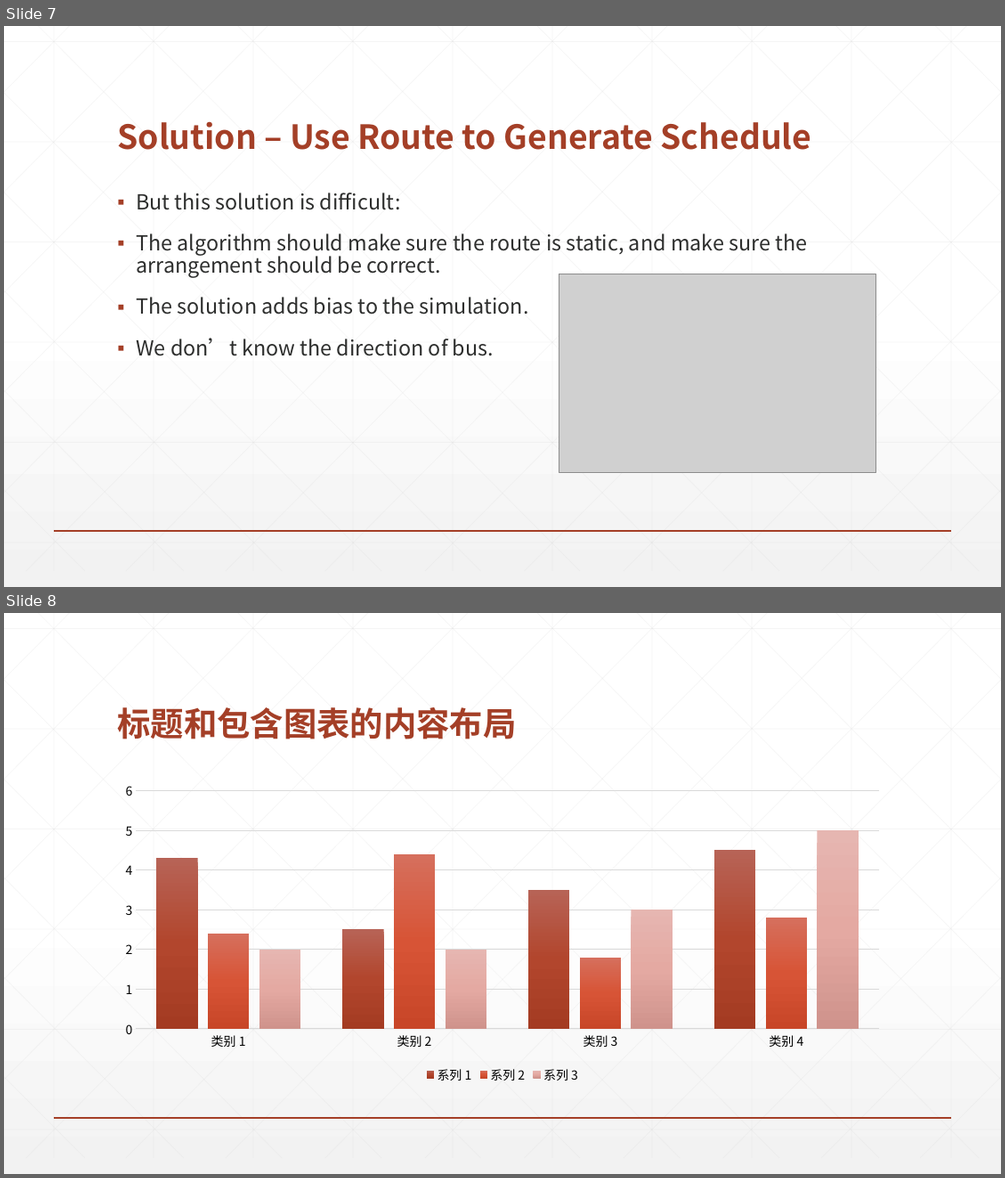
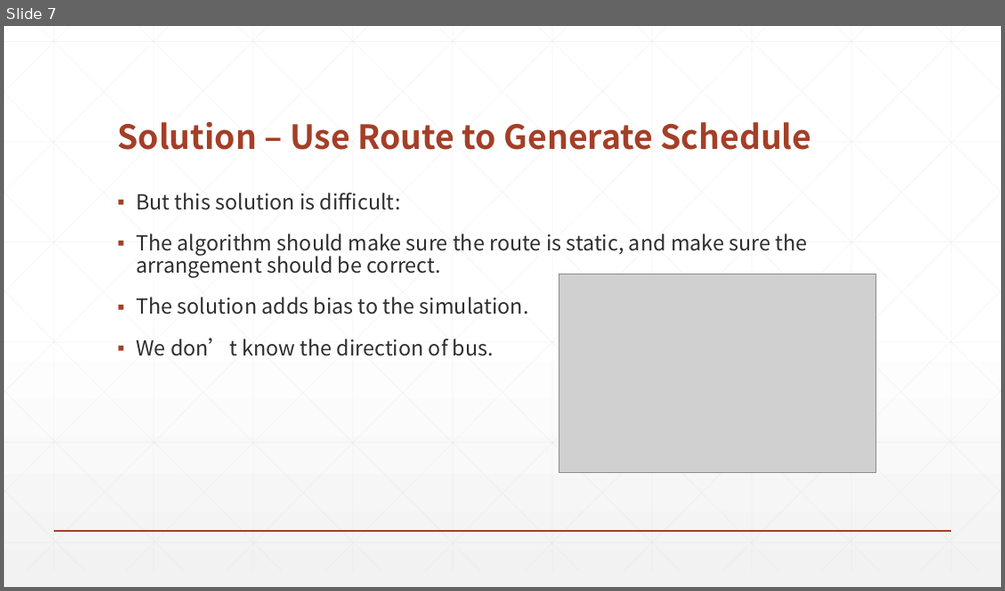
Before and after one commit to Lyther/Cargo-impl, a slide deck: Document/Innovation-project/pre-final.pptx. Shown one above the other, each under a label of ours: slides 7 and 8 before the commit, slide 7 after it. The pictures are 1005x1178 and 1005x591 pixels, drawn with LibreOffice and Linux fonts; fonts in the diff are those of the drawing; grey boxes stand for pictures. Boxes give left, top, right and bottom in pixels: in the first picture for what was removed or moved away, otherwise in the second. Text is boxed around its words. In the diff, an @@ line names an element or a change of style, - is before the commit and + after.

```diff
--- a/Document/Innovation-project/pre-final.pptx
+++ b/Document/Innovation-project/pre-final.pptx
@@ slide 8 removed at [4,613,1001,1174], background gradient #FFFFFF to #F2F2F2; not listed: 47 template elements that a slide beside it also shows @@
@@ title removed at [117,707,516,739] @@
-标题和包含图表的内容布局
@@ column chart removed at [110,775,896,1087] @@
-categories: 类别 1, 类别 2, 类别 3, 类别 4
-系列 1: 4.3, 2.5, 3.5, 4.5
-系列 2: 2.4, 4.4, 1.8, 2.8
-系列 3: 2, 2, 3, 5
```
Also in this commit, not shown: 4 slides added, 8 other slides removed, 2 other files.
